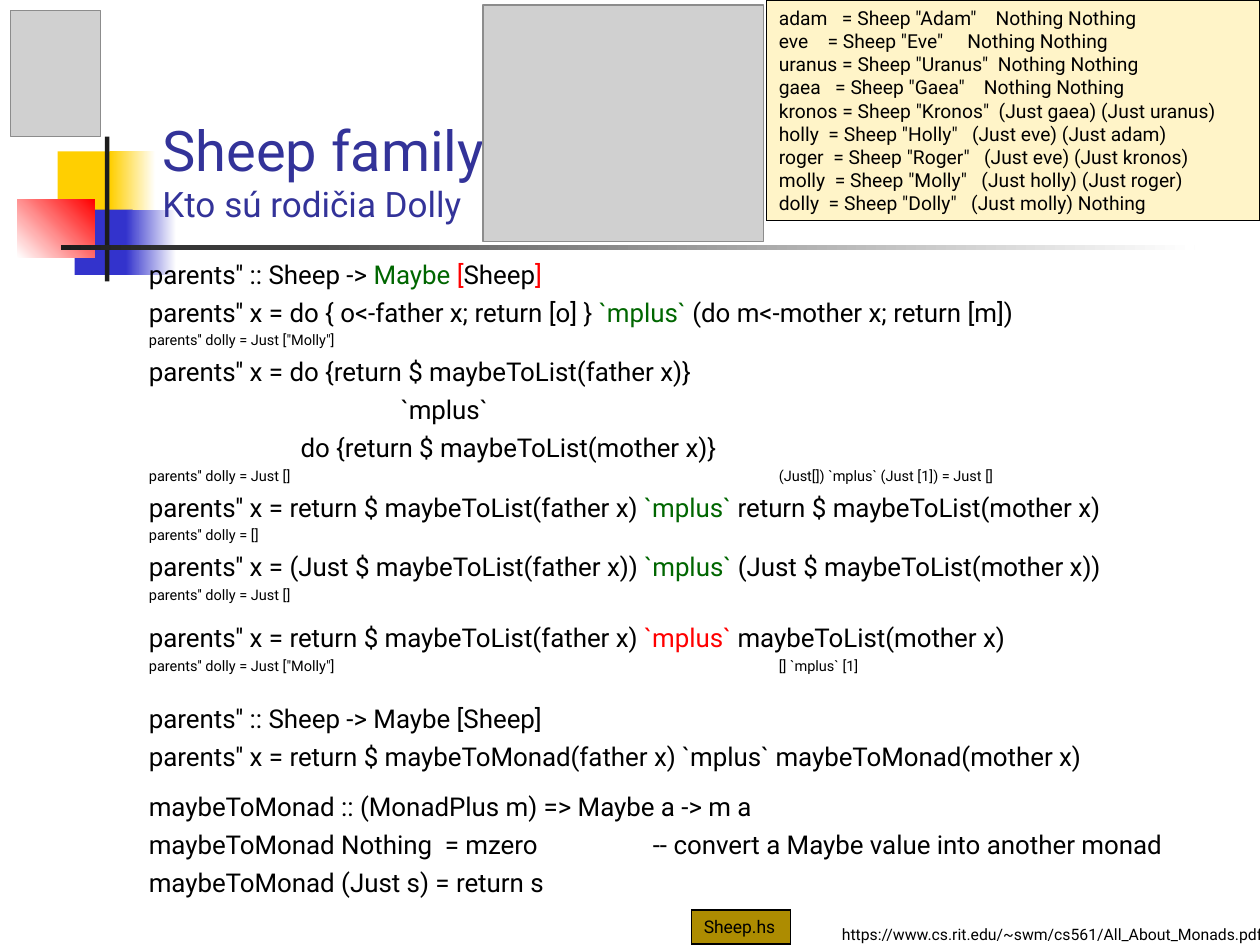
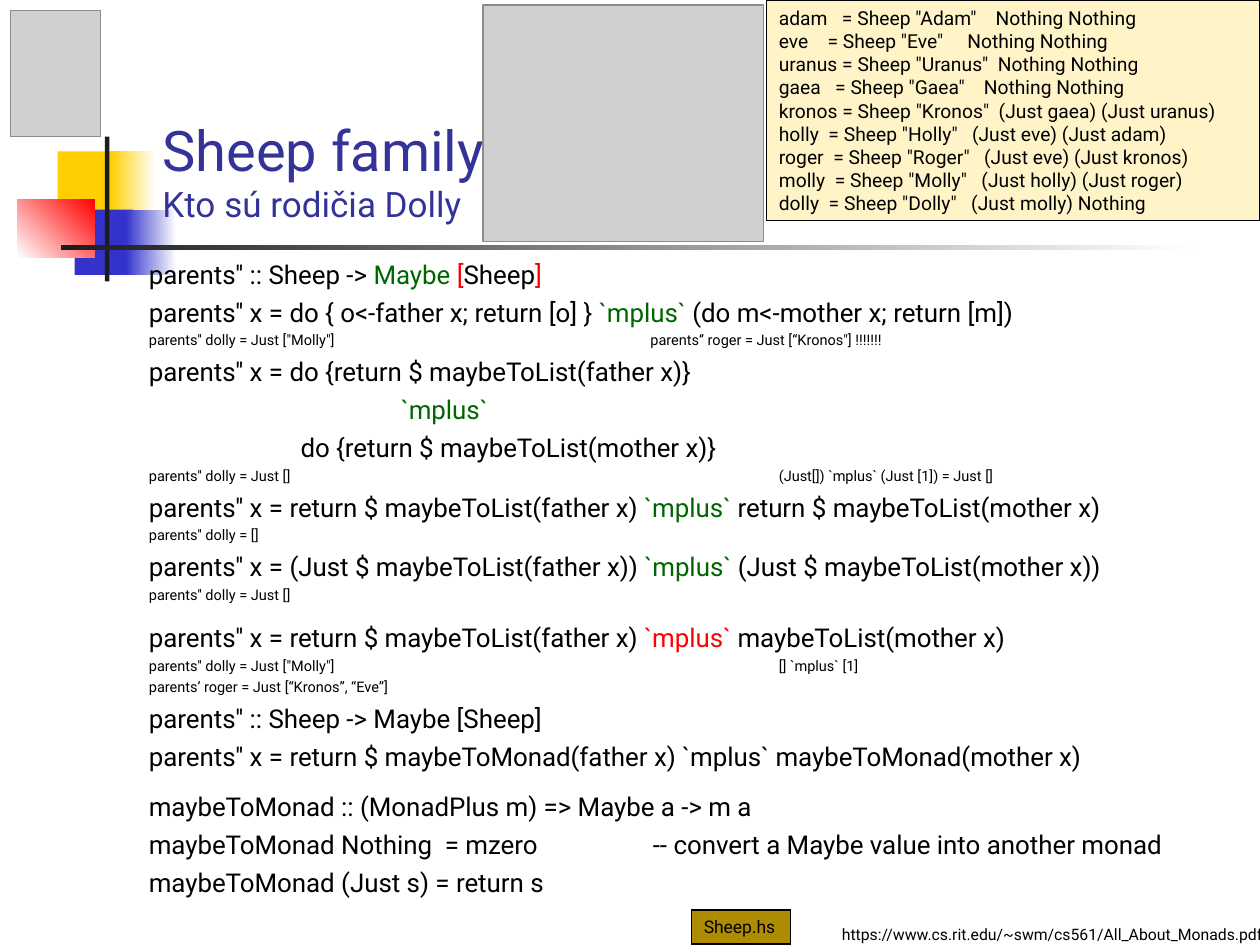
Before and after one commit to Funkcionalne/Prednasky, a slide deck: slide 36 of 12/12_fpro.ppt (slide 35 before the commit). Drawn at 1260x945 pixels with LibreOffice and Linux fonts; fonts in the diff are those of the drawing; grey boxes stand for pictures. Boxes give left, top, right and bottom in pixels: in the first picture for what was removed or moved away, otherwise in the second. Text is boxed around its words. In the diff, an @@ line names an element or a change of style, - is before the commit and + after.

```diff
--- a/12/12_fpro.ppt
+++ b/12/12_fpro.ppt
@@ text at box(149, 333, 851, 348): text changed @@
-parents'' dolly = Just ["Molly"]
+parents'' dolly = Just ["Molly"] parents‘’ roger = Just [“Kronos"] !!!!!!!
@@ text at box(401, 399, 488, 425): text colour #000000 to #006600 in "`mplus`" @@
@@ text at box(149, 680, 388, 695): paragraph added @@
+parents’ roger = Just [“Kronos”, “Eve”]
```
Also in this commit, not shown: 24 other slides changed, 1 slide added, 5 slides removed, 1 other file.
